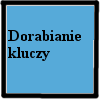
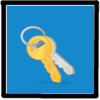
Layered file, before and after one edit (100x100). Changes by layer:
renamed "Dorabianie kluczy" to "Wklejona warstwa", painted on it over (x1=8, y1=25, x2=81, y2=85)
renamed "Tło" to "dorabianie_kluczy.png", painted on it over (x1=7, y1=6, x2=94, y2=93)
